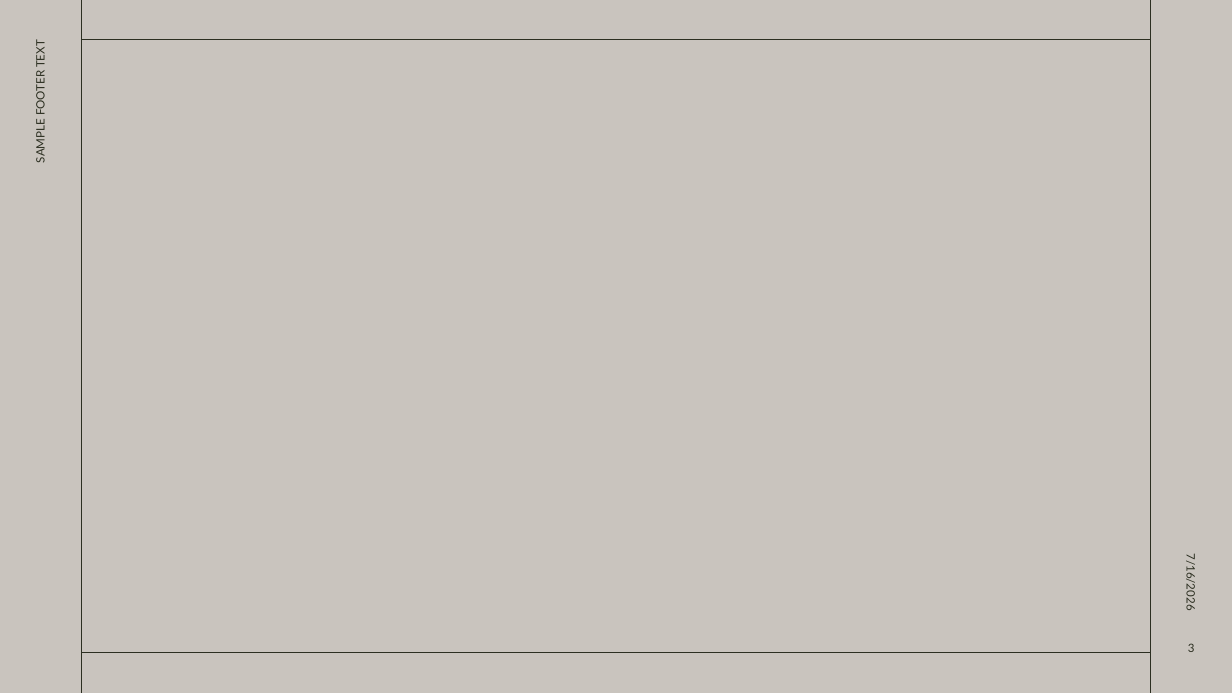
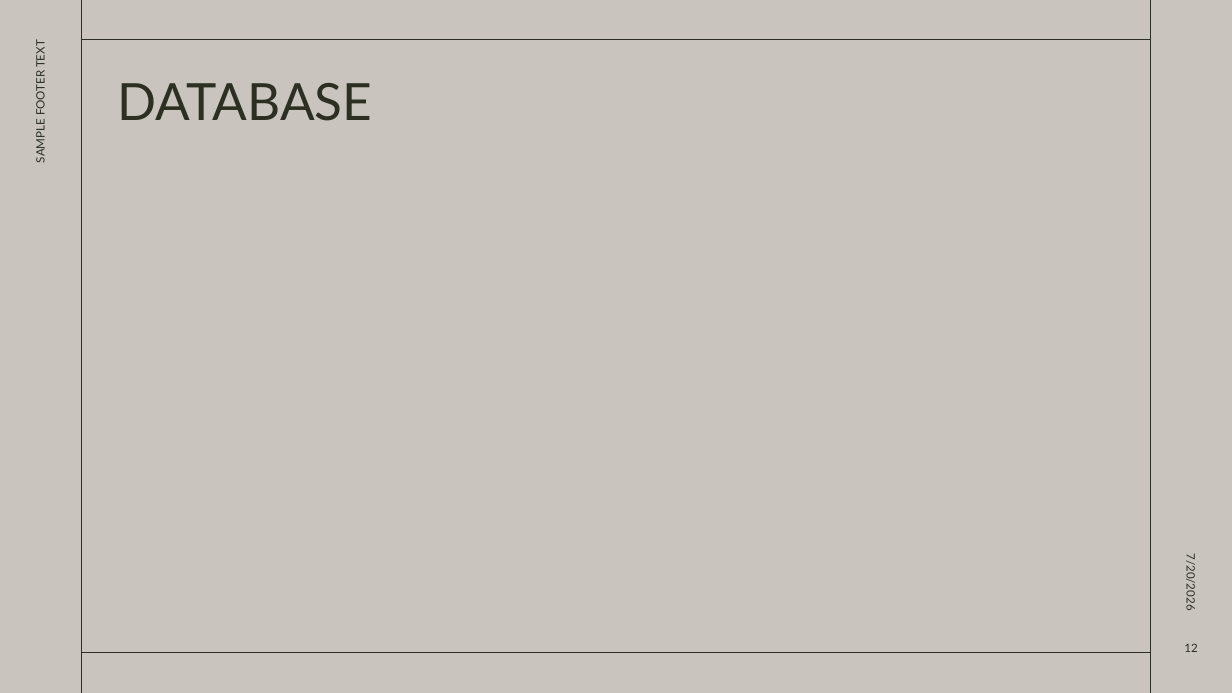
Before and after one commit to cucucumber789-svg/EGT307_T2_Bacon, a slide deck: slide 12 of EGT307 PRESENTATION.pptx (slide 3 before the commit). Drawn at 1232x693 pixels with LibreOffice and Linux fonts; fonts in the diff are those of the drawing. Boxes give left, top, right and bottom in pixels: in the first picture for what was removed or moved away, otherwise in the second. Text is boxed around its words. In the diff, an @@ line names an element or a change of style, - is before the commit and + after.

```diff
--- a/EGT307 PRESENTATION.pptx
+++ b/EGT307 PRESENTATION.pptx
@@ title added at (117,83,372,121), 40 pt, text #2C2F21 @@
+DATABASE
@@ text at (1184,558,1198,609): text changed @@
-7/16/2026
+7/20/2026
@@ page number at (1184,643,1197,652): text changed @@
-3
+12
```
Also in this commit, not shown: 9 other slides changed, 6 slides added.
